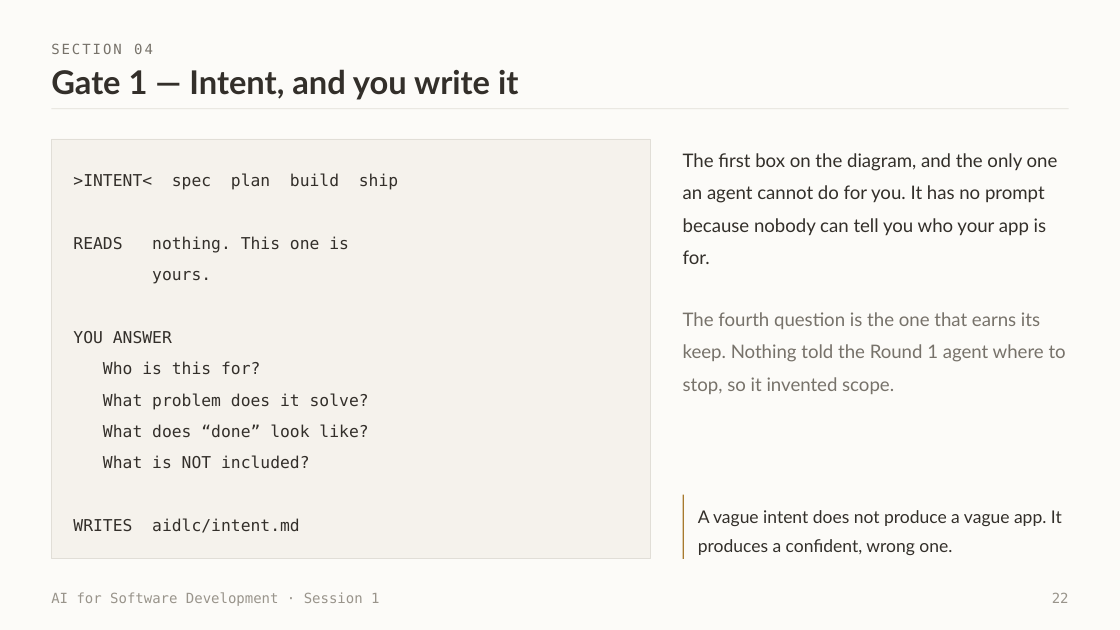
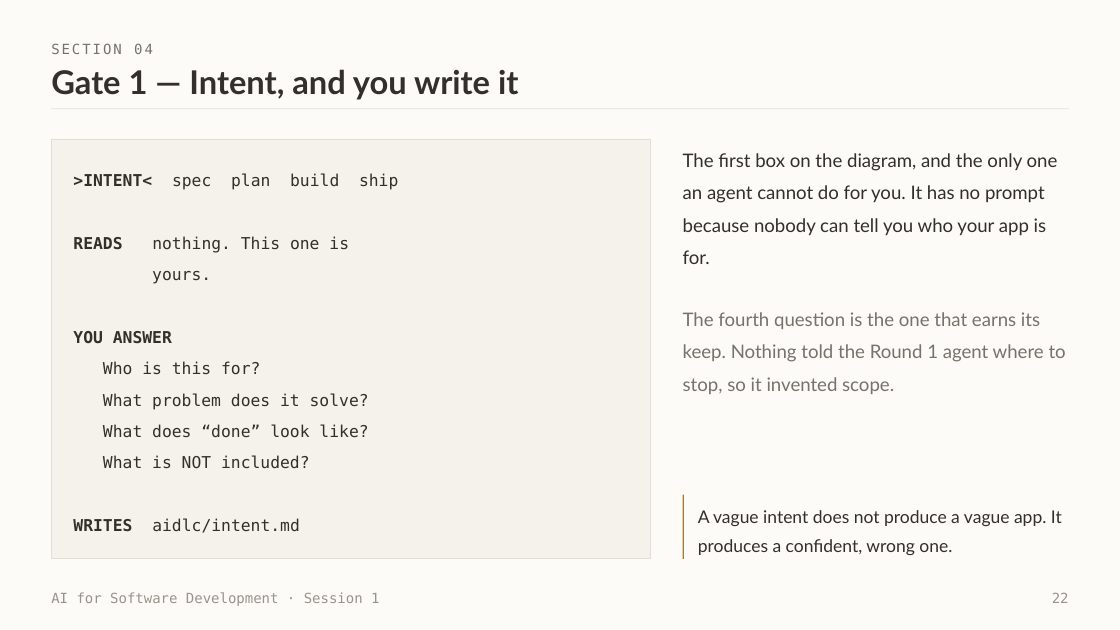
Before and after one commit to witchapong/ai-for-software-dev, a slide deck: slide 22 of slides/Session 1 - Meet Your Agent.pptx. Drawn at 1120x630 pixels with LibreOffice and Linux fonts; fonts in the diff are those of the drawing. Boxes give left, top, right and bottom in pixels: in the first picture for what was removed or moved away, otherwise in the second. Text is boxed around its words. In the diff, an @@ line names an element or a change of style, - is before the commit and + after.

```diff
--- a/slides/Session 1 - Meet Your Agent.pptx
+++ b/slides/Session 1 - Meet Your Agent.pptx
@@ text at <box>73,173,398,533</box>: bold on in ">INTENT<", "READS", "YOU ANSWER", "WRITES" @@
```
Also in this commit, not shown: 3 other slides changed, 6 other files.
